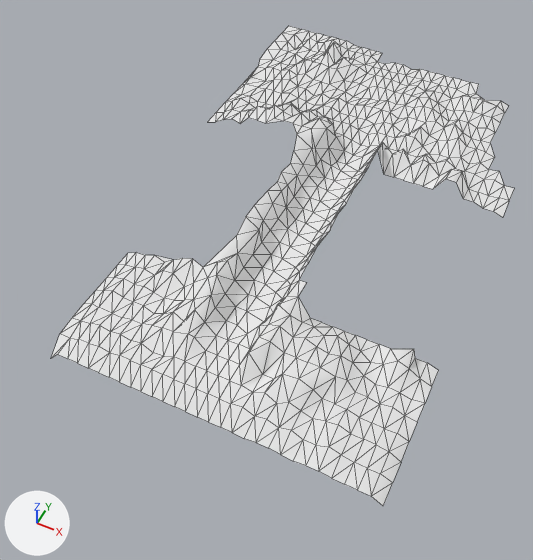
The OBJ model assets/models/sponza/sponza_debris.obj as it was, and as the next commit left it.
Both versions are drawn from a 50 mm lens placed at (358.0, -1844.0, 1075.0), pointed at (-116.0, -896.0, -110.0). Lighting does not change. The marker at lower left points along +X, +Y and +Z. Mesh edges are drawn as thin lines. Where no turn or scale is listed for an object, it has been applied to the vertices.

Before the edit, the objects in view are built like this:
```python
me_plane = bpy.data.meshes.new('Plane')
me_plane.from_pydata(...)  # 668 vertices, 1176 faces; spans x -448.0..294.0, y -1300.0..-91.0, z -49.0..80.0
me_plane.materials.append(mat_none)  # white #e7e7e7
# before: 14 (-165.0, -95.0, -12.0) at pixel (382, 53), 58 (119.0, -181.0, -3.0) at pixel (476, 93), 123 (143.0, -188.0, -10.0) at pixel (484, 100), 183 (113.0, -136.0, -4.0) at pixel (478, 84), 211 (22.0, -136.0, -4.0) at pixel (444, 75)
# before: 332 (135.0, -192.0, -3.0) at pixel (481, 97), 430 (-23.0, -136.0, -4.0) at pixel (428, 71), 454 (67.0, -136.0, -4.0) at pixel (461, 79), 490 (-114.0, -136.0, -4.0) at pixel (395, 62), 523 (45.0, -136.0, -4.0) at pixel (453, 77)
# before: 541 (-46.0, -136.0, -4.0) at pixel (419, 69), 645 (-1.0, -136.0, -4.0) at pixel (436, 73), 650 (90.0, -136.0, -4.0) at pixel (470, 82), 659 (-91.0, -136.0, -4.0) at pixel (403, 64)
# before: 212 (22.0, -316.0, 14.0) at pixel (423, 106)
ob_plane = bpy.data.objects.new('Plane', me_plane)
ob_plane.location = (0.0, 0.0, 0.0)
```
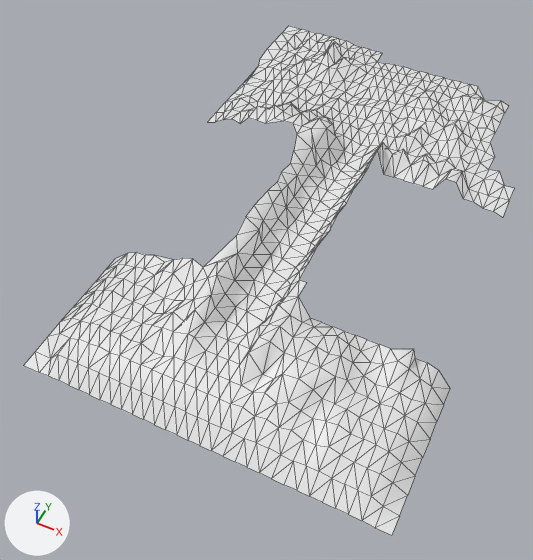
The change, as a diff of the scene's bpy script:
```diff
--- a/assets/models/sponza/sponza_debris.obj.py
+++ b/assets/models/sponza/sponza_debris.obj.py
@@ me_plane @@
 # used by ob_plane; location = (0.0, 0.0, 0.0)
 # verts and faces of me_plane; kept vertices keep their numbers, new ones are numbered from 668
-me_plane.from_pydata(...)  # 668 vertices, 1176 faces; spans x -448.0..294.0, y -1300.0..-91.0, z -49.0..80.0
-me_plane.materials.append(mat_none)  # white #e7e7e7
+me_plane.from_pydata(...)  # 717 vertices, 1268 faces, 1 loose edge; spans x -448.0..322.0, y -1335.0..-91.0, z -50.0..80.0
+# me_plane part 1
+# 19 vertices are added at x -399.0..322.0, y -1335.0..-1035.0, z -50.0..-44.0
+# 18 new vertices lie (0.0, -35.0, -23.0) away from vertices in x -340.0..158.0, y -1300.0, z -22.0
+# 6 new vertices lie (-36.0, 0.0, -34.0) away from vertices in x -363.0, y -1224.0..-1035.0, z -13.0
+# 5 new vertices lie (0.0, -35.0, -20.0) away from vertices in x 135.0..271.0, y -1300.0, z -26.0
+# 90 new faces join them
+# me_plane part 2
+for i in [183, 211, 430, 454, 523, 541, 645, 650]: verts[i] += (0.0, 0.0, -7.0)
+verts[490] = (-114.0, -136.0, -10.0)  # moved, pixel (394, 64)
+verts[659] = (-91.0, -136.0, -10.0)  # moved, pixel (403, 66)
+verts[700] = (-165.0, -130.0, -43.0)
+edges += [(14, 700)]
+faces += [(58, 332, 123), (58, 123, 183)]
+# me_plane part 3
+verts[212] = (22.0, -316.0, 7.0)  # moved, pixel (423, 108)
```

What differs and where, as boxes [x1, y1, x2, y2] in the pictures (533 x 560 px; the box of a moved part takes in the faces that stretch with it):
'Plane', reshaped (6% taller)
    before: [51, 26, 515, 506]
    after: [24, 26, 515, 535]
part 1 of me_plane, added
    after: [24, 254, 450, 535]
part 2 of me_plane, built on
    before: [386, 63, 479, 95]
    after: [386, 64, 484, 99]
part 3 of me_plane, moved or reshaped
    both: [414, 97, 433, 122]
